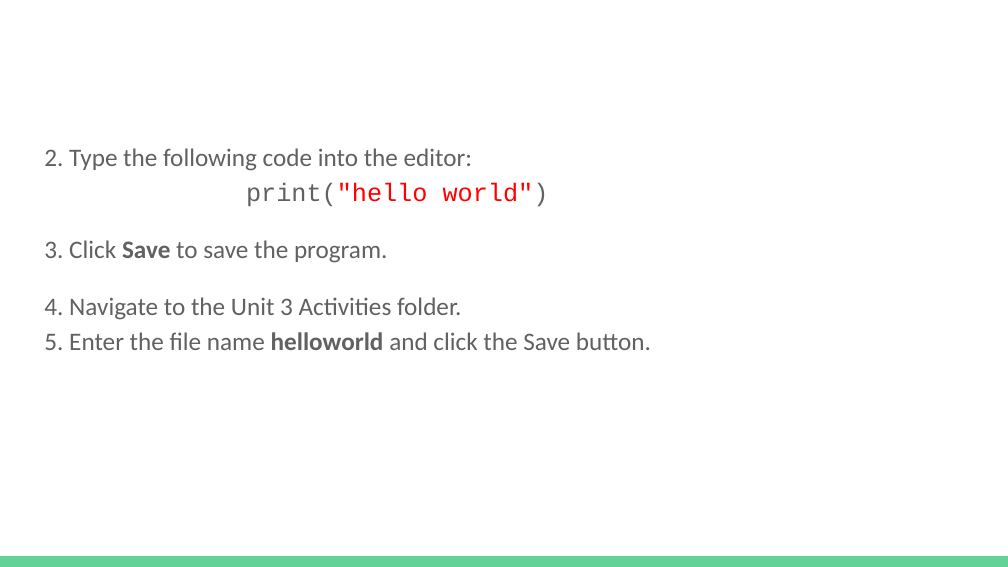
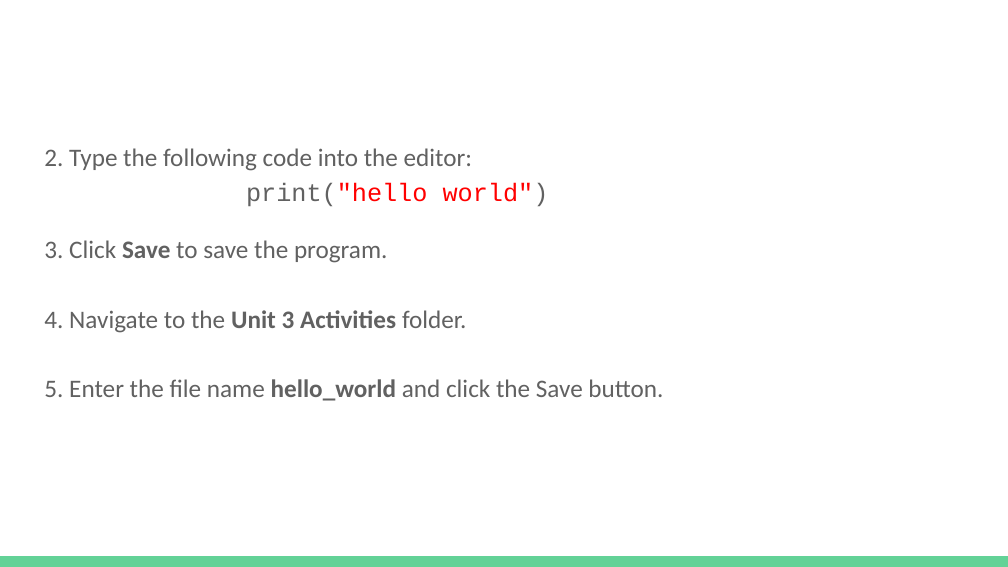
Before and after one commit to rob3662/Com_Sci_2023, a slide deck: slide 8 of U3/Notes/Lesson 2 - Hello World.pptx. Drawn at 1008x567 pixels with LibreOffice and Linux fonts; fonts in the diff are those of the drawing. Boxes give left, top, right and bottom in pixels: in the first picture for what was removed or moved away, otherwise in the second. Text is boxed around its words. In the diff, an @@ line names an element or a change of style, - is before the commit and + after.

```diff
--- a/U3/Notes/Lesson 2 - Hello World.pptx
+++ b/U3/Notes/Lesson 2 - Hello World.pptx
@@ text at [44, 240, 663, 401]: text changed @@
-3. Click Save to save the program.
-4. Navigate to the Unit 3 Activities folder.
-5. Enter the file name helloworld and click the Save button.
+3. Click Save to save the program.
+4. Navigate to the Unit 3 Activities folder.
+5. Enter the file name hello_world and click the Save button.
```
Also in this commit, not shown: 1 other slide changed, 10 other files.
